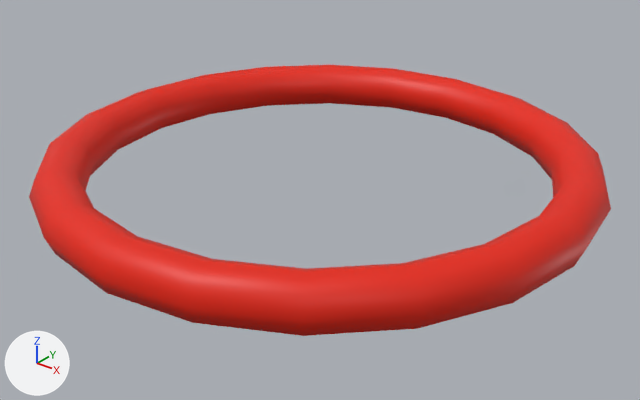
A saved change to the FBX model unity/Assets/Imports/Objects/redring.fbx.
Rendered twice from a 50 mm lens placed at (0.02, -0.0251, 0.014), pointed at (0.0004, -0.0005, -0.0012). Every picture has the same lights, and +X, +Y and +Z are marked at lower left. Where no turn or scale is listed for an object, it has been applied to the vertices.

Names of what the first picture shows: 'ring1'.
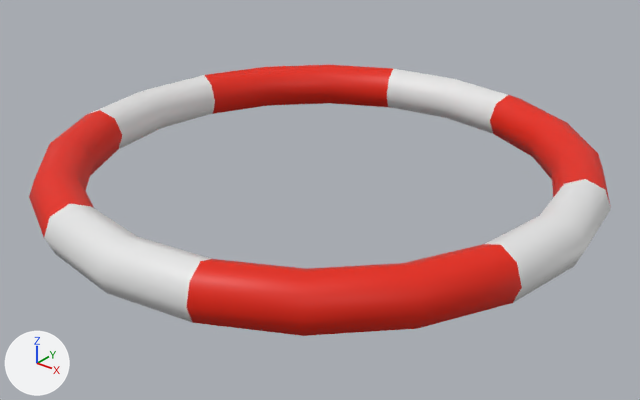
Boxes [x1, y1, x2, y2] around the edits, measured in the pictures (640 x 400 px):
part 1 of me_ring1, recoloured (red to white)
    both: [89, 75, 215, 149]
part 2 of me_ring1, recoloured (red to white)
    both: [44, 204, 211, 323]
part 3 of me_ring1, recoloured (red to white)
    both: [387, 69, 508, 134]
part 4 of me_ring1, recoloured (red to white)
    both: [485, 179, 611, 303]

The change, as a list of edits to the scene's bpy script:
```text
Add mat_redring2:
    mat_redring2 = principled_material('redring2')
    mat_redring2.base_color = (0.8, 0.8, 0.8)  # white #e7e7e7
Change me_ring1:
    where me_ring1.from_pydata(...)  # 160 vertices, 160 faces; spans x -0.011..0.011, y -0.011..0.011, z -0.001..0.001
    used by ob_ring1; location = (0.0, 0.0, 0.0)
    me_ring1 part 1: all 16 faces centred in x -0.0106..-0.0089, y -0.0017..0.0017, z -0.0009..0.0009 switch from mat_redring (red #e72000) to mat_redring2 (white #e7e7e7)
    me_ring1 part 2: all 16 faces centred in x -0.0017..0.0017, y -0.0106..-0.0089, z -0.0009..0.0009 switch from mat_redring (red #e72000) to mat_redring2 (white #e7e7e7)
    me_ring1 part 3: all 16 faces centred in x -0.0017..0.0017, y 0.0089..0.0106, z -0.0009..0.0009 switch from mat_redring (red #e72000) to mat_redring2 (white #e7e7e7)
    me_ring1 part 4: all 16 faces centred in x 0.0089..0.0106, y -0.0017..0.0017, z -0.0009..0.0009 switch from mat_redring (red #e72000) to mat_redring2 (white #e7e7e7)
```
